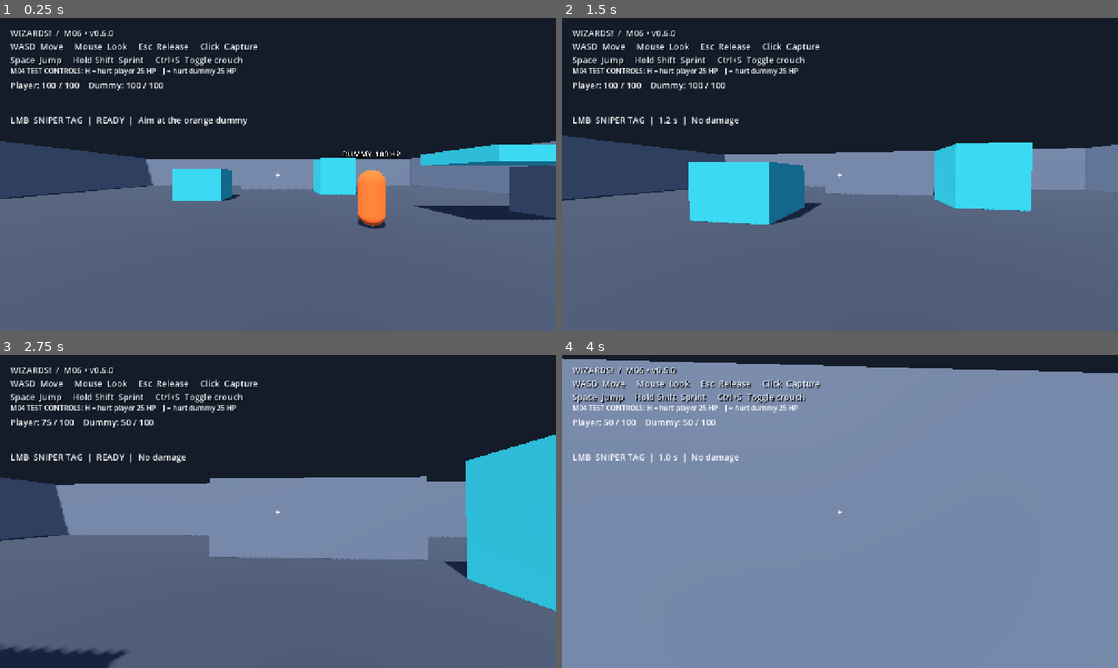
Above: before the commit, frames 1-4 (two rows, left to right).
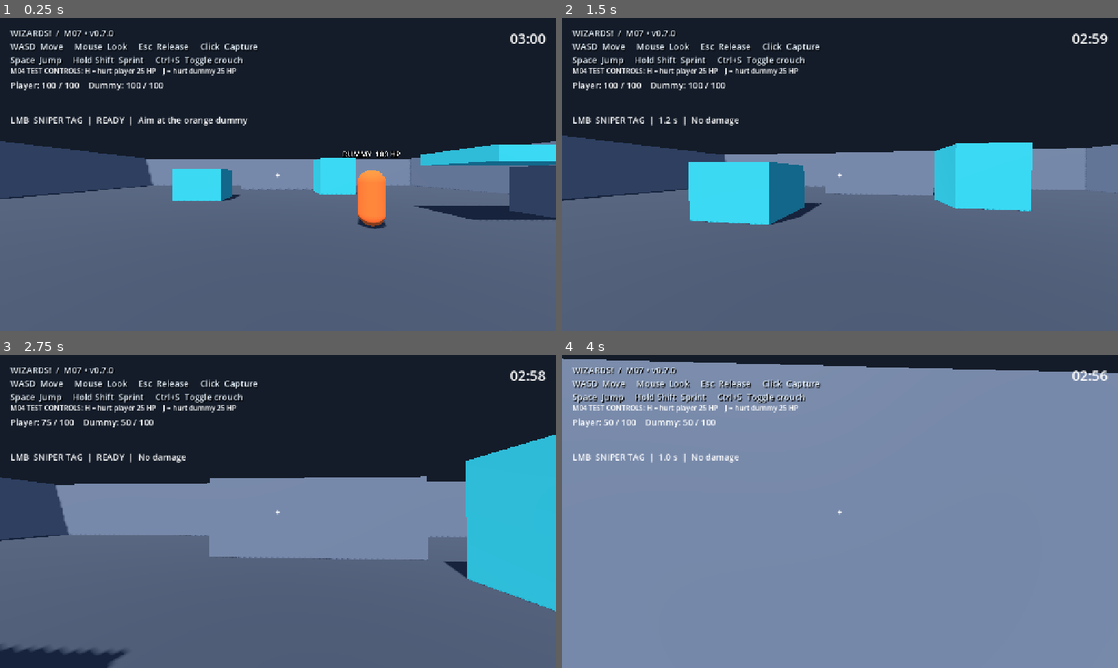
Above: after the commit, the same moments.

Repository: Addersoft/MAGICIDE-
Game: Godot game, scene res://scenes/boot/main.tscn
Same seed, same stepped clock (60 frames per second), same inputs: the game is played once before the commit and once after it.
Inputs (mouse positions are in pixels of both pictures, inside the frame that each line leads up to):
- Up to frame 1 (0.25 s): no input
- Up to frame 2 (1.5 s): tap Enter at 0.5 s; move the mouse to (867, 174) at 0.52 s; hold Ctrl (crouch_modifier) 0.53-1.28 s; hold W (move_forward) from 0.53 s (still down); click (867, 174) at 0.67 s; tap Space (jump) at 0.77, 1.07 s; tap Shift (sprint) at 0.8, 1.35 s; move the mouse to (812, 174) at 1.27 s; click (812, 174) at 1.42 s
- Up to frame 3 (2.75 s): keep holding W (move_forward); tap Space (jump) at 1.52, 1.82 s; tap J (test_hurt_dummy) at 1.55 s; move the mouse to (289, 505) at 2.02 s; hold J (test_hurt_dummy) from 2.03 s (still down); click (289, 505) at 2.17 s; tap H (test_hurt_player) at 2.3 s
- Up to frame 4 (4 s): keep holding W (move_forward); move the mouse to (834, 517) at 2.77 s; release J (test_hurt_dummy) at 2.78 s; tap H (test_hurt_player) at 2.85 s; click (834, 517) at 2.92 s; tap Space (jump) at 3.02, 3.05, 3.32, 3.6, 3.77 s; move the mouse to (878, 514) at 3.52 s; hold Ctrl (crouch_modifier) from 3.53 s (still down); click (878, 514) at 3.67 s

The runs differ from the first frame. In frame 1, 0.2% of the frame differs, in the area x 13-99%, y 4-9%; in frame 2, 0.2%; in frame 3, 0.2%; in frame 4, 0.2%.

Commit message:
M07: timed practice rounds and clean scene restart

Diff:
--- a/project.godot
+++ b/project.godot
@@ -1,6 +1,6 @@
 config_version=5
 [application]
-config/name="WIZARDS! — M06 v0.6.0"
+config/name="WIZARDS! — M07 v0.7.0"
 run/main_scene="res://scenes/boot/main.tscn"
 config/features=PackedStringArray("4.5", "GL Compatibility")
 [display]
--- a/scenes/boot/main.tscn
+++ b/scenes/boot/main.tscn
@@ -1,9 +1,11 @@
-[gd_scene load_steps=7 format=3]
+[gd_scene load_steps=9 format=3]
 [ext_resource type="PackedScene" path="res://scenes/arenas/arena_graybox.tscn" id="1"]
 [ext_resource type="PackedScene" path="res://scenes/player/player.tscn" id="2"]
 [ext_resource type="PackedScene" path="res://scenes/actors/dummy.tscn" id="3"]
 [ext_resource type="Script" path="res://scripts/debug/damage_testbed.gd" id="4"]
 [ext_resource type="Script" path="res://scripts/ui/combat_status.gd" id="5"]
+[ext_resource type="Script" path="res://scripts/match/round_manager.gd" id="6"]
+[ext_resource type="Script" path="res://scripts/ui/round_hud.gd" id="7"]
 [sub_resource type="Environment" id="Environment"]
 background_mode=1
 background_color=Color(0.08,0.11,0.16,1)
@@ -22,6 +24,7 @@
 [node name="Player" parent="." instance=ExtResource("2")]
 position=Vector3(0,0.1,8)
 [node name="HUD" type="CanvasLayer" parent="."]
+script=ExtResource("7")
 [node name="Instructions" type="Label" parent="HUD"]
 offset_left=24.0
 offset_top=20.0
@@ -33,7 +36,7 @@
 theme_override_constants/shadow_offset_x=2
 theme_override_constants/shadow_offset_y=2
 theme_override_font_sizes/font_size=20
-text="WIZARDS!  /  M06 • v0.6.0
+text="WIZARDS!  /  M07 • v0.7.0
 WASD  Move     Mouse  Look     Esc  Release     Click  Capture
 Space  Jump     Hold Shift  Sprint     Ctrl+S  Toggle crouch"
 [node name="Crosshair" type="Label" parent="HUD"]
@@ -78,3 +81,62 @@
 mouse_filter=2
 theme_override_font_sizes/font_size=20
 script=ExtResource("5")
+
+[node name="RoundManager" type="Node" parent="."]
+script=ExtResource("6")
+[node name="RoundClock" type="Label" parent="HUD"]
+anchor_left=1.0
+anchor_right=1.0
+offset_left=-170.0
+offset_top=24.0
+offset_right=-24.0
+offset_bottom=70.0
+theme_override_font_sizes/font_size=32
+horizontal_alignment=2
+mouse_filter=2
+text="03:00"
+[node name="RoundEnd" type="Control" parent="HUD"]
+visible=false
+layout_mode=3
+anchors_preset=15
+anchor_right=1.0
+anchor_bottom=1.0
+grow_horizontal=2
+grow_vertical=2
+[node name="Shade" type="ColorRect" parent="HUD/RoundEnd"]
+anchors_preset=15
+anchor_right=1.0
+anchor_bottom=1.0
+color=Color(0.02,0.03,0.05,0.86)
+mouse_filter=2
+[node name="Panel" type="Panel" parent="HUD/RoundEnd"]
+anchors_preset=8
+anchor_left=0.5
+anchor_top=0.5
+anchor_right=0.5
+anchor_bottom=0.5
+offset_left=-230.0
+offset_top=-115.0
+offset_right=230.0
+offset_bottom=115.0
+[node name="Title" type="Label" parent="HUD/RoundEnd/Panel"]
+offset_left=20.0
+offset_top=24.0
+offset_right=440.0
+offset_bottom=66.0
+horizontal_alignment=1
+theme_override_font_sizes/font_size=30
+text="ROUND COMPLETE"
+[node name="Description" type="Label" parent="HUD/RoundEnd/Panel"]
+offset_left=20.0
+offset_top=80.0
+offset_right=440.0
+offset_bottom=120.0
+horizontal_alignment=1
+text="Time expired. Restart for another practice round."
+[node name="Restart" type="Button" parent="HUD/RoundEnd/Panel"]
+offset_left=100.0
+offset_top=145.0
+offset_right=360.0
+offset_bottom=197.0
+text="Restart round"
--- a/scripts/combat/health_component.gd
+++ b/scripts/combat/health_component.gd
@@ -5,13 +5,14 @@
 @export var max_health: float = 100.0
 var current_health: float = 0.0
 var is_dead: bool = false
+var damage_enabled: bool = true
 
 func _ready() -> void:
 	max_health = maxf(1.0, max_health) if is_finite(max_health) else 100.0
 	current_health = max_health
 
 func apply_damage(amount: float) -> float:
-	if is_dead or not is_finite(amount) or amount <= 0.0:
+	if not damage_enabled or is_dead or not is_finite(amount) or amount <= 0.0:
 		return 0.0
 	var applied: float = minf(amount, current_health)
 	current_health = maxf(0.0, current_health - applied)
--- a/scripts/debug/damage_testbed.gd
+++ b/scripts/debug/damage_testbed.gd
@@ -13,7 +13,9 @@
 func _refresh(_current: float, _maximum: float) -> void:
 	var hp = player.get_node("Health")
 	status.text = "Player: %.0f / %.0f    Dummy: %.0f / %.0f" % [hp.current_health,hp.max_health,dummy_health.current_health,dummy_health.max_health]
-	if hp.is_dead:
+	if not player.player_input.gameplay_enabled:
+		status.text += "\nRound ended"
+	elif hp.is_dead:
 		status.text += "\nDEAD — " + player.get_node("Respawn").status_text()
 	elif not player.player_input.controls_active:
 		status.text += "\nClick to resume"
--- /dev/null
+++ b/scripts/match/round_manager.gd
@@ -0,0 +1,44 @@
+extends Node
+## Owns timer/end/restart only. No scoring or team rules in this first slice.
+signal round_ended
+@export var duration_seconds: float = 180.0
+var remaining: float = 0.0
+var ended: bool = false
+var _restart_pending: bool = false
+@onready var player = get_parent().get_node("Player")
+@onready var dummy = get_parent().get_node("Dummy")
+
+func _ready() -> void:
+	process_physics_priority = -100
+	remaining = maxf(0.0, duration_seconds)
+
+func _physics_process(delta: float) -> void:
+	if ended:
+		return
+	remaining = maxf(0.0, remaining - delta)
+	if remaining <= 0.0:
+		end_round()
+
+func end_round() -> void:
+	if ended:
+		return
+	ended = true
+	remaining = 0.0
+	player.player_input.gameplay_enabled = false
+	player.player_input.set_capture(false)
+	for actor in [player, dummy]:
+		actor.get_node("Health").damage_enabled = false
+		actor.process_mode = Node.PROCESS_MODE_DISABLED
+	round_ended.emit()
+
+func restart_round() -> void:
+	if not ended or _restart_pending:
+		return
+	_restart_pending = true
+	call_deferred("_reload")
+
+func _reload() -> void:
+	var error: Error = get_tree().reload_current_scene()
+	if error != OK:
+		_restart_pending = false
+		push_error("Round reload failed: %s" % error_string(error))
--- a/scripts/player/player_input.gd
+++ b/scripts/player/player_input.gd
@@ -4,6 +4,7 @@
 signal look_requested(delta_pixels: Vector2)
 signal capture_changed(captured: bool)
 var controls_active: bool = false
+var gameplay_enabled: bool = true
 var _discard_motion: bool = false
 var _crouch_chord_down: bool = false
 
@@ -11,7 +12,7 @@
 	set_capture(true)
 
 func set_capture(captured: bool) -> void:
-	if captured and get_parent().get_node("Health").is_dead:
+	if captured and (not gameplay_enabled or get_parent().get_node("Health").is_dead):
 		return
 	controls_active = captured
 	_discard_motion = captured
--- a/scripts/ui/combat_status.gd
+++ b/scripts/ui/combat_status.gd
@@ -10,6 +10,9 @@
 	last_result = "HIT — %.0f damage" % damage if damage > 0.0 else "No damage"
 
 func _process(_delta: float) -> void:
+	if not combat.controls.gameplay_enabled:
+		text = "SNIPER TAG  |  Round ended"
+		return
 	if combat.health.is_dead:
 		text = "SNIPER TAG  |  Disabled while dead"
 		return
--- /dev/null
+++ b/scripts/ui/round_hud.gd
@@ -0,0 +1,16 @@
+extends CanvasLayer
+@onready var manager = get_parent().get_node("RoundManager")
+@onready var clock: Label = $RoundClock
+@onready var overlay: Control = $RoundEnd
+
+func _ready() -> void:
+	manager.round_ended.connect(_ended)
+	$RoundEnd/Panel/Restart.pressed.connect(manager.restart_round)
+
+func _process(_delta: float) -> void:
+	var seconds: int = ceili(manager.remaining)
+	clock.text = "%02d:%02d" % [seconds / 60, seconds % 60]
+
+func _ended() -> void:
+	overlay.show()
+	$RoundEnd/Panel/Restart.grab_focus()
--- /dev/null
+++ b/tests/m07_smoke.gd
@@ -0,0 +1,76 @@
+extends SceneTree
+var failures: int = 0
+var endings: int = 0
+func _initialize() -> void:
+	call_deferred("run")
+func check(ok: bool, message: String) -> void:
+	if not ok:
+		failures += 1
+		push_error(message)
+	else:
+		print("PASS: ",message)
+func ticks(n: int) -> void:
+	for i in range(n):
+		await physics_frame
+		await process_frame
+func run() -> void:
+	var scene = load("res://scenes/boot/main.tscn").instantiate()
+	root.add_child(scene)
+	current_scene = scene
+	var manager = scene.get_node("RoundManager")
+	manager.round_ended.connect(func(): endings += 1)
+	check(manager.remaining == 180.0, "Round defaults to 180 seconds")
+	await ticks(60)
+	check(absf(manager.remaining - 179.0) < 0.03, "Timer follows fixed simulation time")
+	var player = scene.get_node("Player")
+	var dummy = scene.get_node("Dummy")
+	var health = player.get_node("Health")
+	var combat = player.get_node("Combat")
+	# Stop a shot and an almost-ready respawn on the same tick as expiry.
+	dummy.get_node("Health").apply_damage(1000)
+	dummy.get_node("Respawn").remaining = 0.005
+	player.player_input.controls_active = true
+	combat.request_tag()
+	manager.remaining = 0.005
+	await ticks(2)
+	check(manager.ended and manager.remaining == 0.0 and endings == 1, "Expiry ends round exactly once and clamps timer")
+	check(combat.cooldown_remaining == 0.0, "Expiry cancels pending shot before combat tick")
+	check(dummy.get_node("Health").is_dead, "Expiry stops pending respawn")
+	check(not player.player_input.controls_active, "Round end releases pointer")
+	player.player_input.set_capture(true)
+	check(not player.player_input.controls_active, "Ended round cannot recapture gameplay")
+	check(health.apply_damage(25) == 0.0 and health.current_health == 100.0, "Ended round rejects direct damage")
+	var location: Vector3 = player.position
+	Input.action_press("move_forward")
+	Input.action_press("jump")
+	await ticks(10)
+	check(player.position == location, "Ended round freezes actor simulation")
+	manager.end_round()
+	check(endings == 1, "Repeated end request does not emit twice")
+	check(scene.get_node("HUD/RoundEnd").visible and scene.get_node("HUD/RoundClock").text == "00:00", "End overlay and zero timer shown")
+	Input.action_release("move_forward")
+	Input.action_release("jump")
+	# Exercise actual restart button and SceneTree reload, not a mocked actor reset.
+	scene.get_node("HUD/RoundEnd/Panel/Restart").pressed.emit()
+	manager.restart_round()
+	await ticks(10)
+	scene = current_scene
+	manager = scene.get_node("RoundManager")
+	player = scene.get_node("Player")
+	dummy = scene.get_node("Dummy")
+	check(not manager.ended and manager.remaining > 179.0, "Restart creates a fresh three-minute round")
+	check(player.health.current_health == 100.0 and dummy.get_node("Health").current_health == 100.0, "Restart restores both actor health states")
+	check(not dummy.get_node("Respawn").waiting and player.get_node("Combat").cooldown_remaining == 0.0, "Restart removes old respawn and attack state")
+	check(Vector2(player.position.x,player.position.z).distance_to(Vector2(0,8)) < 0.01 and dummy.position.distance_to(Vector3(3,0,2)) < 0.05, "Restart restores spawn positions")
+	check(not scene.get_node("HUD/RoundEnd").visible and player.process_mode != Node.PROCESS_MODE_DISABLED, "Restart restores play and hides overlay")
+	var count: int = scene.find_children("*", "", true, false).size()
+	for i in range(3):
+		manager = current_scene.get_node("RoundManager")
+		manager.end_round()
+		manager.restart_round()
+		await ticks(5)
+	check(current_scene.find_children("*", "", true, false).size() == count, "Repeated round restarts keep node count stable")
+	current_scene.queue_free()
+	await process_frame
+	print("M07 failures: ",failures)
+	quit(1 if failures else 0)
Not shown, added: export_presets.cfg
Not shown, added: scripts/match/round_manager.gd.uid
Not shown, added: scripts/ui/round_hud.gd.uid
Not shown, added: tests/m06_smoke.gd.uid
Not shown, added: tests/m07_smoke.gd.uid
Not shown, changed: README.md
Not shown, changed: docs/ARCHITECTURE.md
Not shown, changed: docs/INPUT_MAP.md
Not shown, changed: docs/PROJECT_STATE.md
Not shown, changed: docs/TECH_DEBT.md
Not shown, changed: docs/TEST_PLAN.md
Not shown, changed: docs/TEST_RESULTS.md
(and 3 more such lines)
